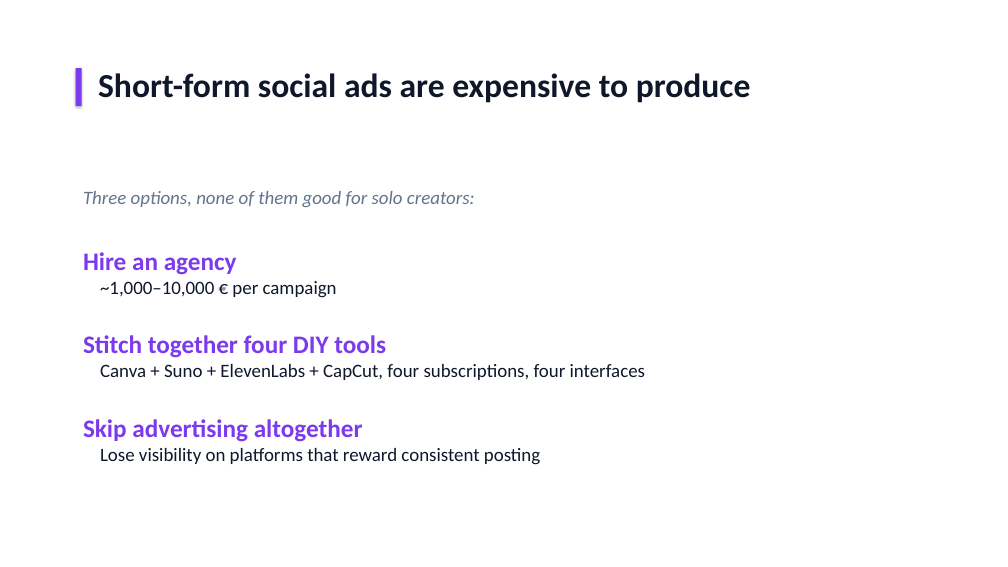
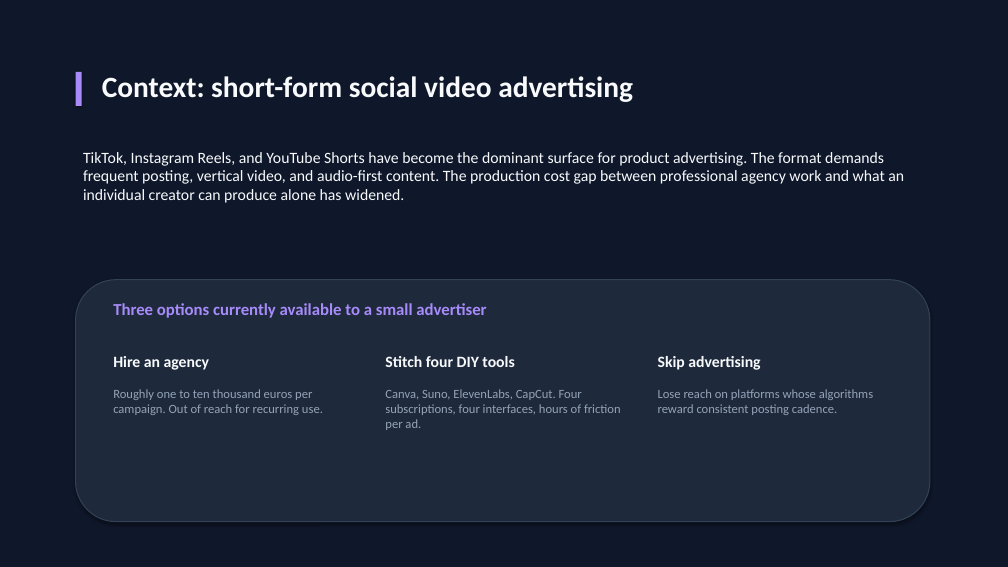
Before and after one commit to kevinvlad03/Pulsefy-Diploma-Project, a slide deck: slide 2 of docs/Pulsefy_Defense_Presentation.pptx. Drawn at 1008x567 pixels with LibreOffice and Linux fonts; fonts in the diff are those of the drawing. Boxes give left, top, right and bottom in pixels: in the first picture for what was removed or moved away, otherwise in the second. Text is boxed around its words. In the diff, an @@ line names an element or a change of style, - is before the commit and + after.

```diff
--- a/docs/Pulsefy_Defense_Presentation.pptx
+++ b/docs/Pulsefy_Defense_Presentation.pptx
@@ background #FFFFFF to #0F172A @@
@@ rectangle: place and size @@
-rectangle at (76,68,82,106)
+rectangle at (76,72,82,106)
@@ rectangle at (76,72,82,106): fill #7C3AED to #A78BFA @@
@@ text at (102,76,633,102): text changed; size 32 to 28 pt; text colour #0F172A to #F8FAFC @@
-Short-form social ads are expensive to produce
+Context: short-form social video advertising
@@ text at (83,152,904,203): text changed; size 18 to 15 pt; text colour #64748B to #F8FAFC; italic off @@
-Three options, none of them good for solo creators:
+TikTok, Instagram Reels, and YouTube Shorts have become the dominant surface for product advertising. The format demands frequent posting, vertical video, and audio-first content. The production cost gap between professional agency work and what an individual creator can produce alone has widened.
@@ text removed at (83,252,337,298) @@
-Hire an agency
-~1,000–10,000 € per campaign
@@ rounded rectangle added at (76,280,930,522), fill #1E293B, outline #334155 1 pt @@
@@ text at (113,303,486,318): text changed; size 18 to 16 pt; text colour #0F172A to #A78BFA; bold on @@
-Stitch together four DIY tools
-Canva + Suno + ElevenLabs + CapCut, four subscriptions, four interfaces
+Three options currently available to a small advertiser
@@ text added at (113,356,209,370), 15 pt, text #F8FAFC, bold @@
+Hire an agency
@@ text added at (385,356,514,367), 15 pt, text #F8FAFC, bold @@
+Stitch four DIY tools
@@ text added at (658,356,760,370), 15 pt, text #F8FAFC, bold @@
+Skip advertising
@@ text added at (113,389,323,415), 12 pt, text #94A3B8 @@
+Roughly one to ten thousand euros per campaign. Out of reach for recurring use.
@@ text added at (385,389,621,430), 12 pt, text #94A3B8 @@
+Canva, Suno, ElevenLabs, CapCut. Four subscriptions, four interfaces, hours of friction per ad.
@@ text at (658,389,873,415): text changed; size 18 to 12 pt; text colour #0F172A to #94A3B8 @@
-Skip advertising altogether
-Lose visibility on platforms that reward consistent posting
+Lose reach on platforms whose algorithms reward consistent posting cadence.
```
Also in this commit, not shown: 7 other slides changed, 4 slides added, 4 slides removed, 1 other file.
